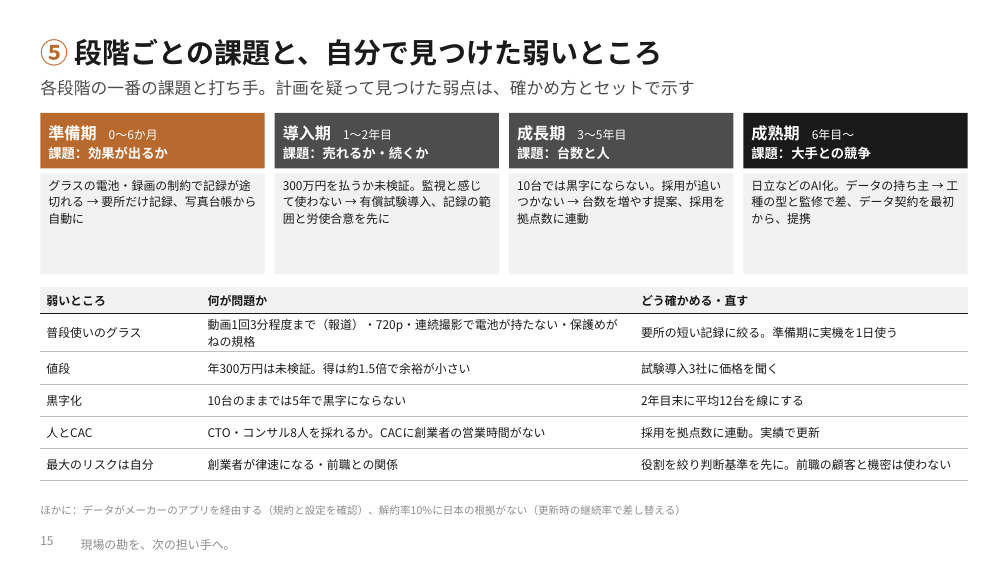
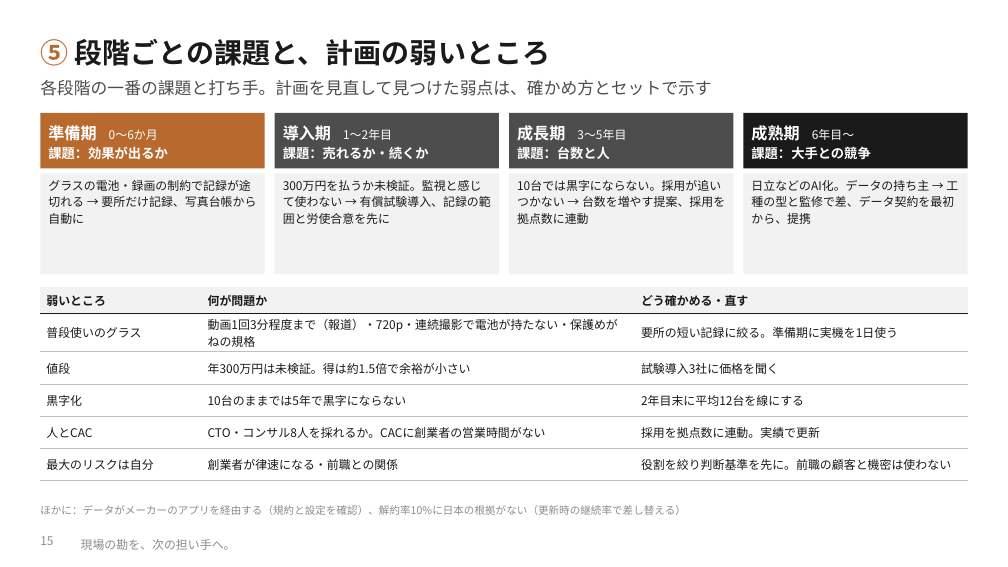
Before and after one commit to SEITOSHIKI/-ai-commute-audio-, a slide deck: slide 15 of deck/カンツギ_事業計画書_16枚版.pptx. Drawn at 1008x567 pixels with LibreOffice and Linux fonts; fonts in the diff are those of the drawing; background and template pictures are left out. Boxes give left, top, right and bottom in pixels: in the first picture for what was removed or moved away, otherwise in the second. Text is boxed around its words. In the diff, an @@ line names an element or a change of style, - is before the commit and + after.

```diff
--- a/deck/カンツギ_事業計画書_16枚版.pptx
+++ b/deck/カンツギ_事業計画書_16枚版.pptx
@@ text at [40, 39, 551, 66]: text changed @@
-⑤ 段階ごとの課題と、自分で見つけた弱いところ
+⑤ 段階ごとの課題と、計画の弱いところ
@@ text at [40, 80, 711, 96]: text changed @@
-各段階の一番の課題と打ち手。計画を疑って見つけた弱点は、確かめ方とセットで示す
+各段階の一番の課題と打ち手。計画を見直して見つけた弱点は、確かめ方とセットで示す
```
Also in this commit, not shown: 15 other slides changed, 8 other files.
